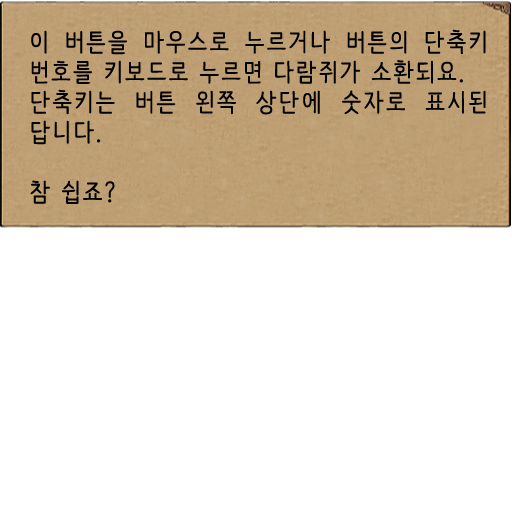
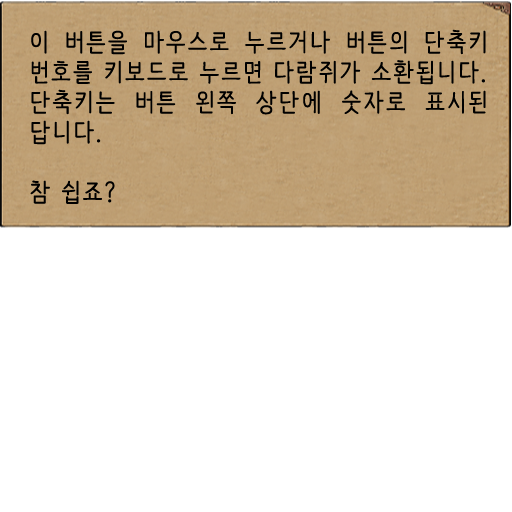
Revision of a layered (512, 512) image; what changed, layer by layer:
renamed "이 버튼을 마우스로 누르거나 버튼의 단축키 번호를 키보드로 누르면 다람쥐가 소환되요. 단축키는 버튼 왼쪽 상단에" to "이 버튼을 마우스로 누르거나 버튼의 단축키 번호를 키보드로 누르면 다람쥐가 소환됩니다. 단축키는 버튼 왼쪽 상단에", painted on it over [68, 50, 485, 196]
